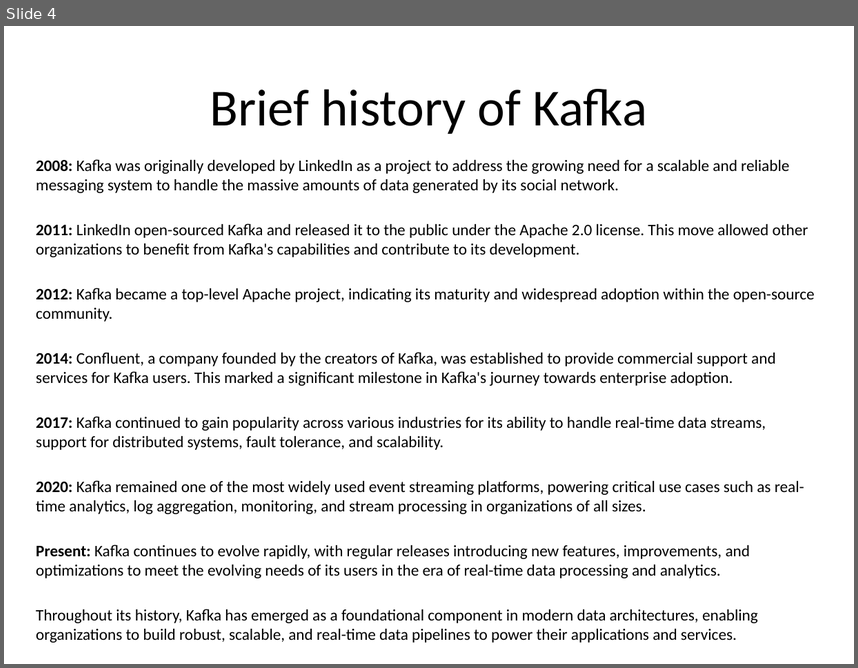
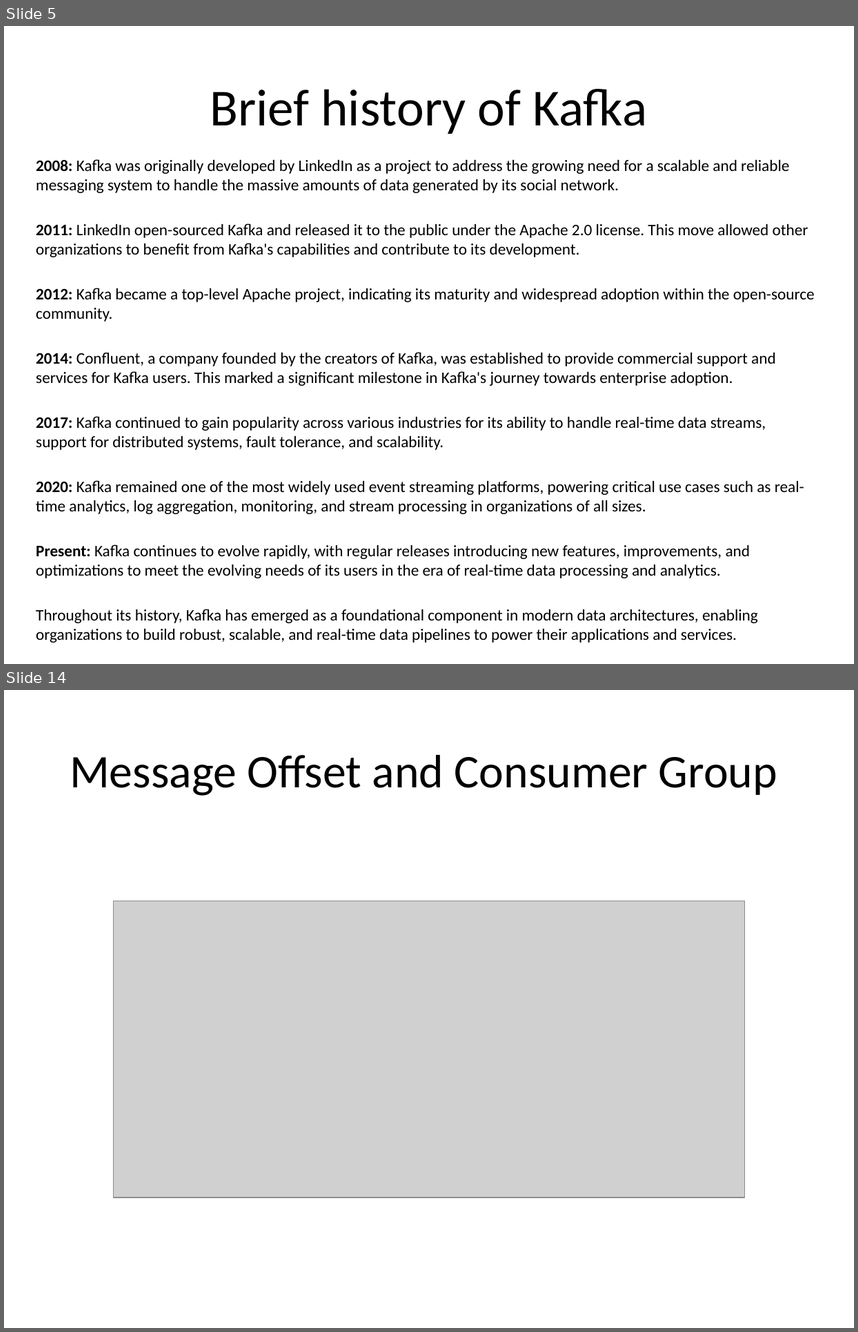
Before and after one commit to surjeetk/docs, a slide deck: Apache Kafka on Kubernetes.pptx. Shown one above the other, each under a label of ours: slide 4 before the commit, slides 5 and 14 after it; the slides between them are not shown. The pictures are 858x668 and 858x1332 pixels, drawn with LibreOffice and Linux fonts; fonts in the diff are those of the drawing; grey boxes stand for pictures. Boxes give left, top, right and bottom in pixels: in the first picture for what was removed or moved away, otherwise in the second. Text is boxed around its words. In the diff, an @@ line names an element or a change of style, - is before the commit and + after.

```diff
--- a/Apache Kafka on Kubernetes.pptx
+++ b/Apache Kafka on Kubernetes.pptx
@@ slide 14 added at bbox=[4, 690, 854, 1328], background #FFFFFF @@
@@ title added at bbox=[70, 755, 777, 796], 39.6 pt, text #000000 @@
+Message Offset and Consumer Group
@@ picture added at bbox=[114, 901, 745, 1196] @@
@@ what was slide 4 is now slide 5 @@
```
Also in this commit, not shown: 3 slides changed, 20 other slides added, 1 slide removed.
